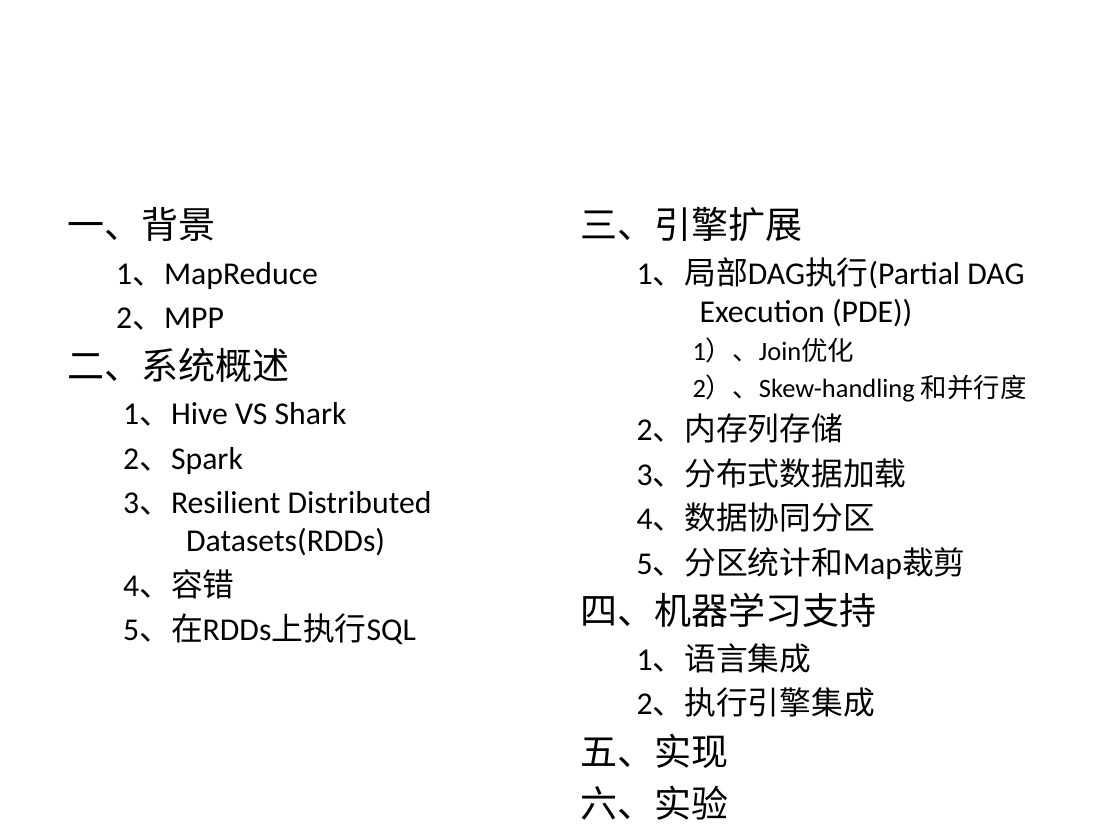
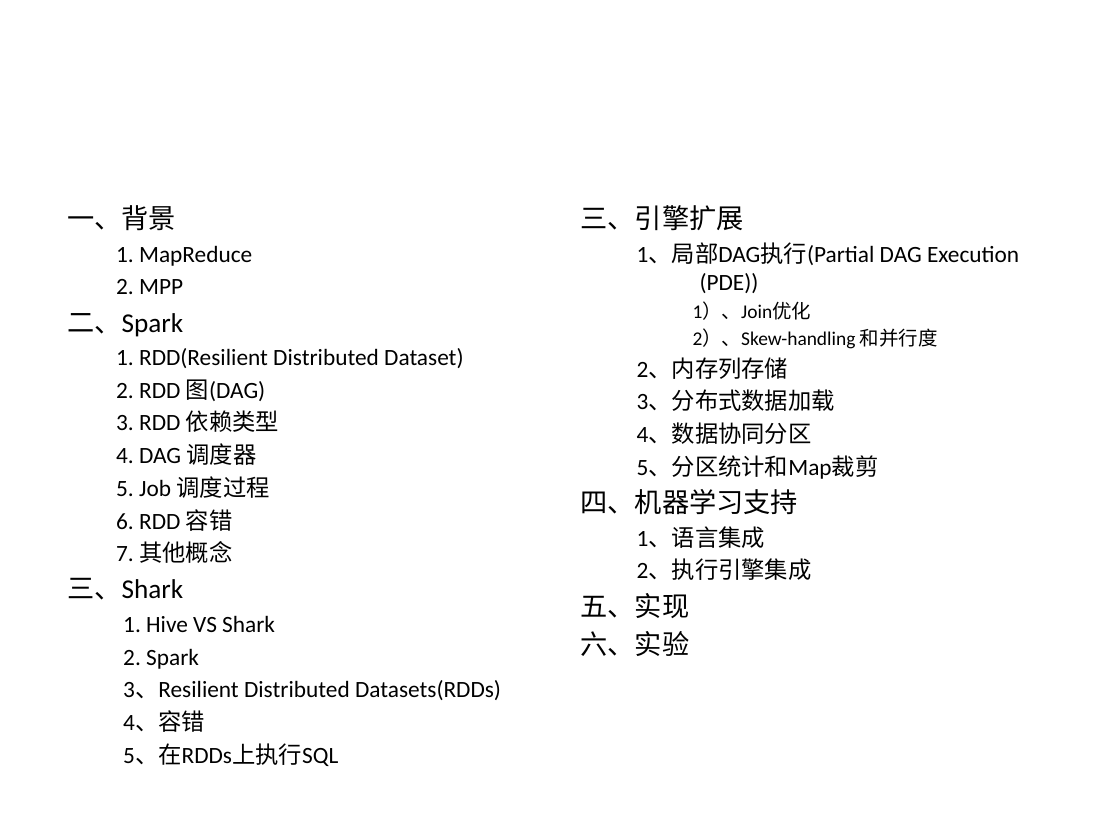
Before and after one commit to wuxingdexian/seminar, a slide deck: slide 3 of 整合.pptx (slide 2 before the commit). Drawn at 1120x840 pixels with LibreOffice and Linux fonts; fonts in the diff are those of the drawing. Boxes give left, top, right and bottom in pixels: in the first picture for what was removed or moved away, otherwise in the second. Text is boxed around its words. In the diff, an @@ line names an element or a change of style, - is before the commit and + after.

```diff
--- a/整合.pptx
+++ b/整合.pptx
@@ text at <box>67,205,501,766</box>: size 23.8 to 17.5 pt in "一、背景"; size 20.4 to 15 pt in "3、Resilient Distributed Datasets(RDDs)", "4、容错", "5、在RDDs上执行SQL"; less space between paragraphs @@
@@ text "三、引擎扩展" at <box>581,205,1019,656</box>: size 23.8 to 17.5 pt in "三、引擎扩展", "四、机器学习支持", "五、实现", "六、实验"; size 20.4 to 15 pt in "1、局部DAG执行(Partial DAG Execution (PDE))", "2、内存列存储", "3、分布式数据加载", "4、数据协同分区" and 3 more places; size 17 to 12.5 pt in "1）、Join优化", "2）、Skew-handling 和并行度"; less space between paragraphs @@
@@ text at <box>67,245,463,669</box>: text changed; size 20.4 to 15 pt @@
-  1、MapReduce
-  2、MPP
-二、系统概述
-  1、Hive VS Shark
-  2、Spark
+  1. MapReduce
+  2. MPP
+二、Spark
+  1. RDD(Resilient Distributed Dataset)
+  2. RDD 图(DAG)
+  3. RDD 依赖类型
+  4. DAG 调度器
+  5. Job 调度过程
+  6. RDD 容错
+  7. 其他概念
+三、Shark
+  1. Hive VS Shark
+  2. Spark
```
Also in this commit, not shown: 8 other slides changed, 16 slides added, 1 slide removed, 3 other files.
